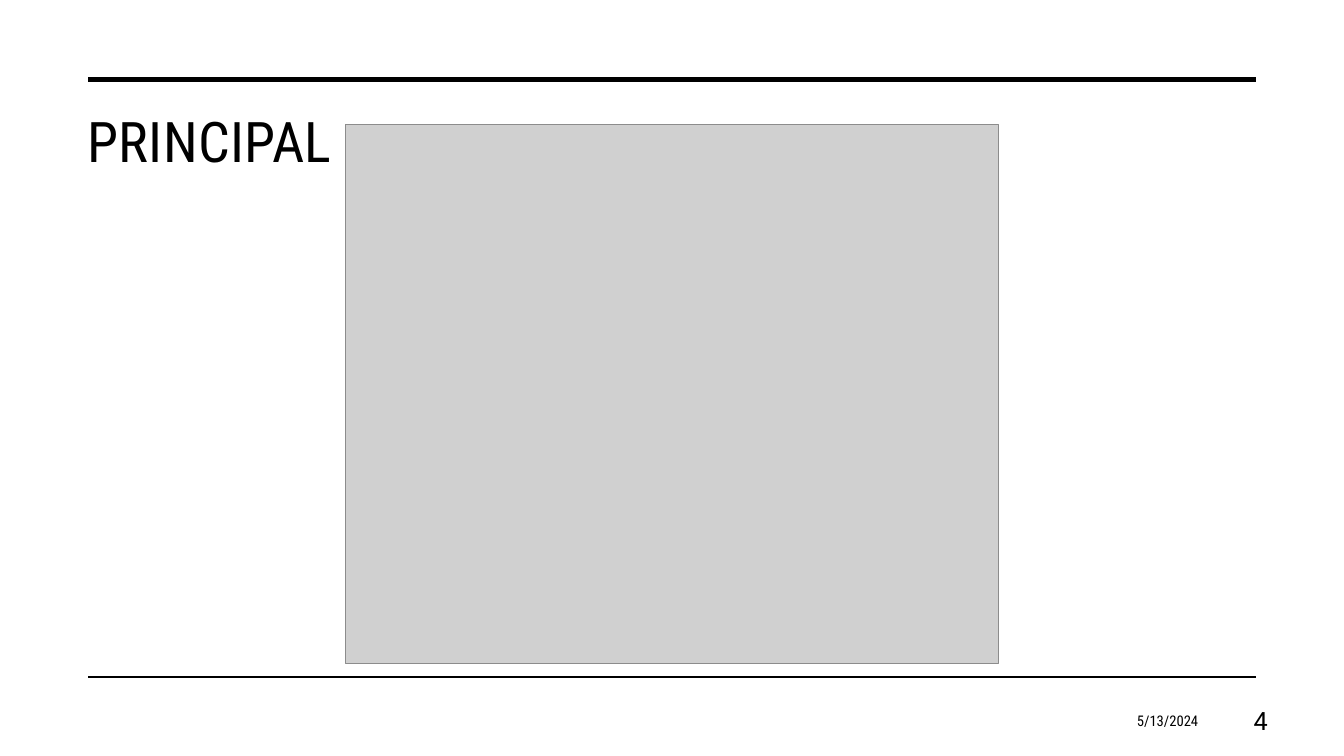
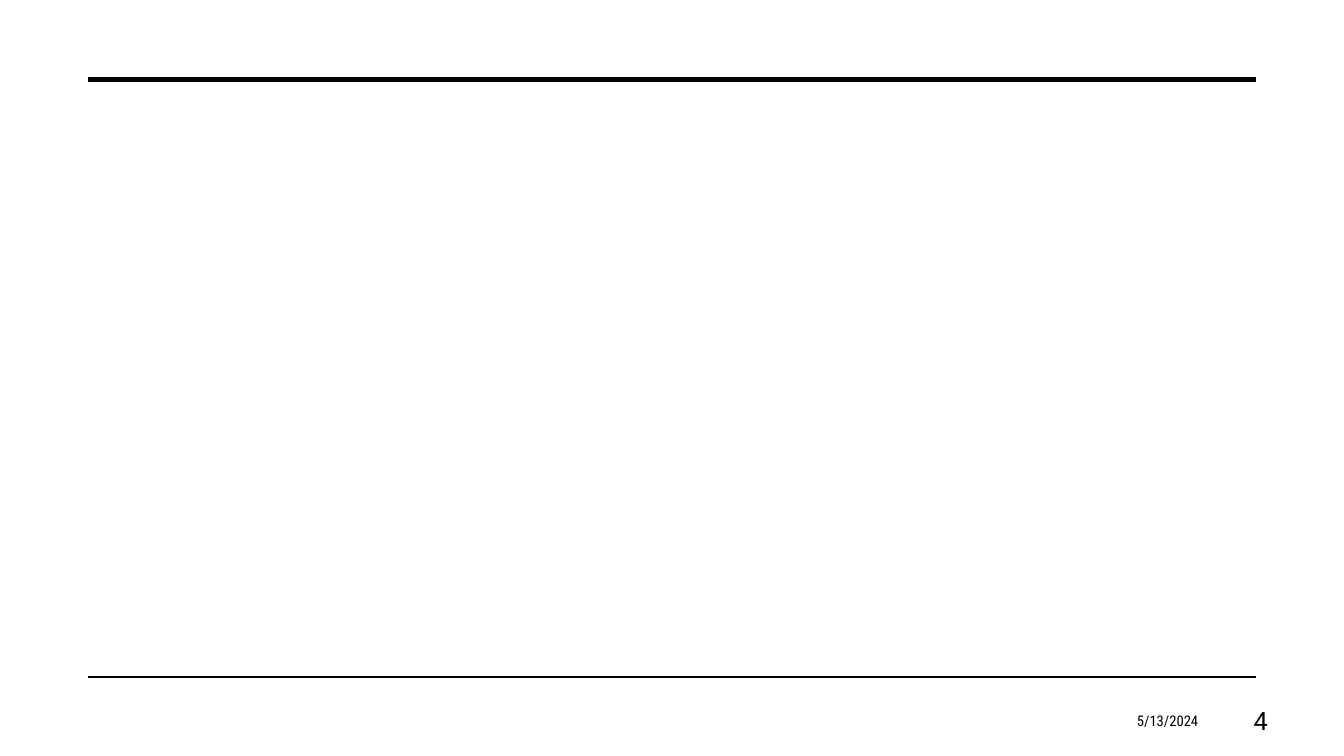
Before and after one commit to eduardosavian/chess-horse-tour, a slide deck: slide 4 of Presentation.pptx. Drawn at 1344x756 pixels with LibreOffice and Linux fonts; fonts in the diff are those of the drawing; grey boxes stand for pictures. Boxes give left, top, right and bottom in pixels: in the first picture for what was removed or moved away, otherwise in the second. Text is boxed around its words. In the diff, an @@ line names an element or a change of style, - is before the commit and + after.

```diff
--- a/Presentation.pptx
+++ b/Presentation.pptx
@@ title removed at [87, 121, 331, 163] @@
-PRINCIPAL
@@ picture removed at [346, 124, 999, 663] @@
```
Also in this commit, not shown: 4 other slides changed, 10 slides removed, 4 other files.
